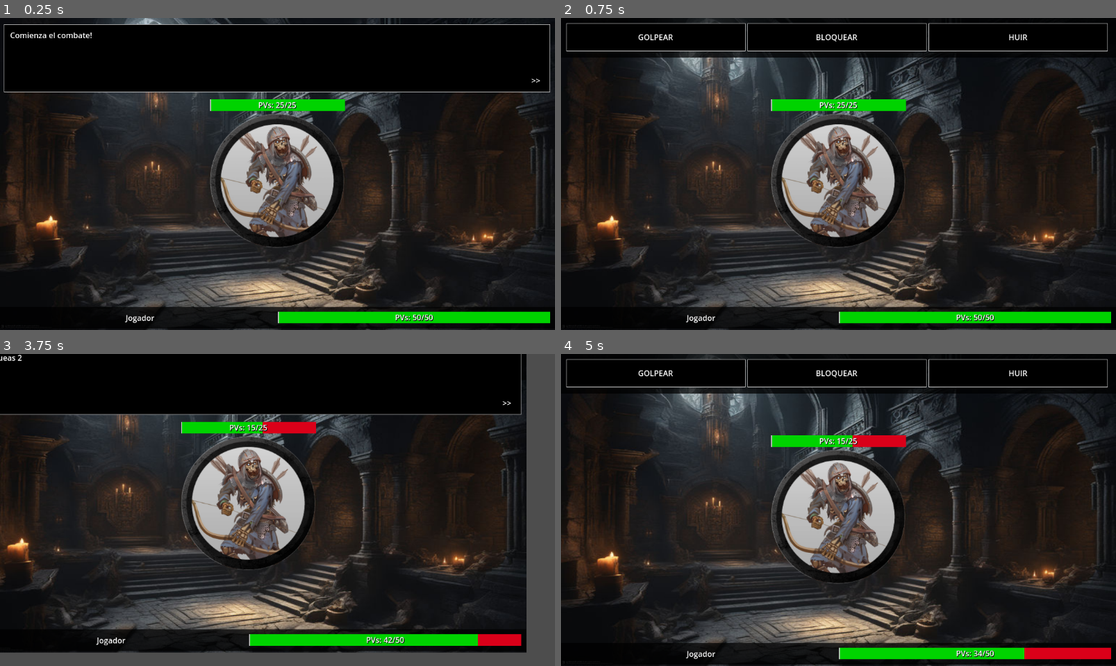
Above: before the commit, frames 1-4 (two rows, left to right).
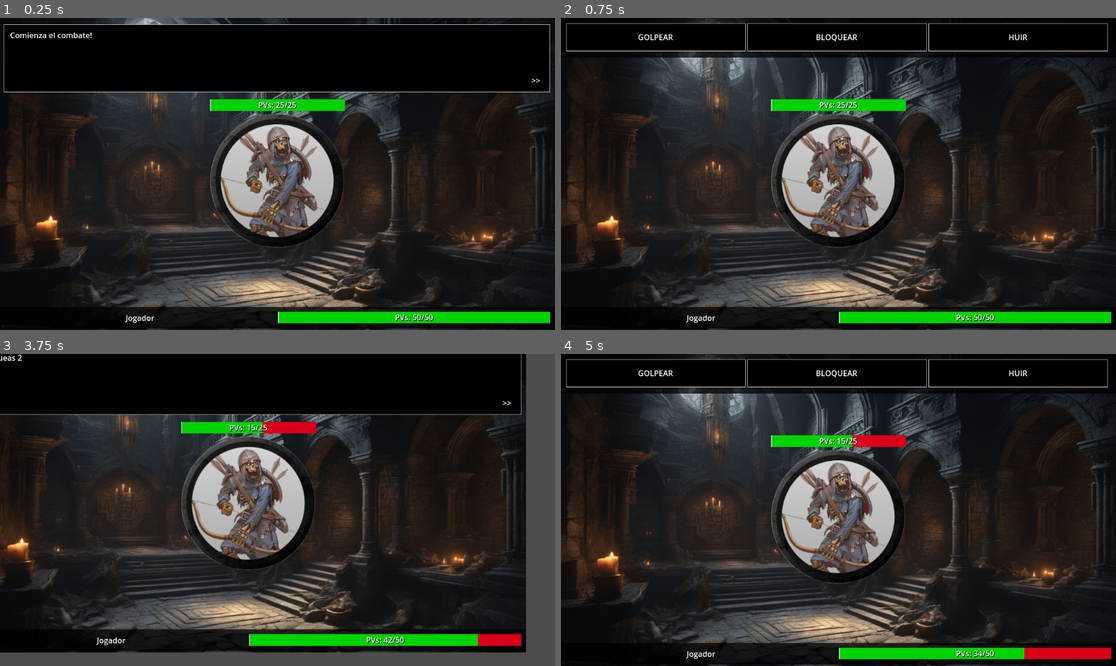
Above: after the commit, the same moments.

Repository: mugika19191/Videojoc
Game: Godot game, scene res://mapas/combate.tscn
Two runs of this game, one before a commit and one after it. Both use one fixed random seed, a clock stepped at 60 frames per second and the inputs below. This scene is started directly instead of the project's main scene.
Inputs (mouse positions are in pixels of both pictures, inside the frame that each line leads up to):
- Up to frame 1 (0.25 s): no input
- Up to frame 2 (0.75 s): tap Enter (ui_accept) at 0.5 s; move the mouse to (960, 158) at 0.52 s; hold Right (ui_right) from 0.53 s (still down); click (960, 158) at 0.67 s
- Up to frame 3 (3.75 s): tap Enter (ui_accept) at 0.77, 3.02 s; release Right (ui_right) at 1.25 s; click "GOLPEAR" at 1.25 s; click "BLOQUEAR" at 2 s; move the mouse to (166, 525) at 2.77 s; hold Down (ui_down) 2.78-3.5 s; click "HUIR" at 3.5 s
- Up to frame 4 (5 s): tap Enter (ui_accept) at 4.25 s; move the mouse to (894, 441) at 4.27 s; hold Right (ui_right) from 4.28 s (still down)

The runs differ from the first frame. In frame 1, less than 0.1% of the frame differs, in the area x 46-89%, y 23-88%; in frame 2, less than 0.1%; in frame 3, 0.1%, in the area x 46-95%, y 0-96%; in frame 4, less than 0.1%.

Commit message:
le fondo fixed
fondo le arreglé

Diff:
--- a/mapas/combate.tscn
+++ b/mapas/combate.tscn
@@ -31,6 +31,33 @@
 border_width_top = 1
 border_width_right = 1
 border_width_bottom = 1
+
+[sub_resource type="Animation" id="Animation_m6dg7"]
+length = 0.001
+tracks/0/type = "value"
+tracks/0/imported = false
+tracks/0/enabled = true
+tracks/0/path = NodePath("contenedorVillano/villano:modulate")
+tracks/0/interp = 1
+tracks/0/loop_wrap = true
+tracks/0/keys = {
+"times": PackedFloat32Array(0),
+"transitions": PackedFloat32Array(1),
+"update": 0,
+"values": [Color(1, 1, 1, 1)]
+}
+tracks/1/type = "value"
+tracks/1/imported = false
+tracks/1/enabled = true
+tracks/1/path = NodePath("Camera2D:position")
+tracks/1/interp = 1
+tracks/1/loop_wrap = true
+tracks/1/keys = {
+"times": PackedFloat32Array(0),
+"transitions": PackedFloat32Array(1),
+"update": 0,
+"values": [Vector2(0, 0)]
+}
 
 [sub_resource type="Animation" id="Animation_vmf4b"]
 resource_name = "enemigoDañado"
@@ -48,33 +75,6 @@
 "values": [Color(1, 1, 1, 1), Color(1, 1, 1, 0), Color(1, 1, 1, 1), Color(1, 1, 1, 0), Color(1, 1, 1, 1), Color(1, 1, 1, 0), Color(1, 1, 1, 1)]
 }
 
-[sub_resource type="Animation" id="Animation_m6dg7"]
-length = 0.001
-tracks/0/type = "value"
-tracks/0/imported = false
-tracks/0/enabled = true
-tracks/0/path = NodePath("contenedorVillano/villano:modulate")
-tracks/0/interp = 1
-tracks/0/loop_wrap = true
-tracks/0/keys = {
-"times": PackedFloat32Array(0),
-"transitions": PackedFloat32Array(1),
-"update": 0,
-"values": [Color(1, 1, 1, 1)]
-}
-tracks/1/type = "value"
-tracks/1/imported = false
-tracks/1/enabled = true
-tracks/1/path = NodePath("Camera2D:position")
-tracks/1/interp = 1
-tracks/1/loop_wrap = true
-tracks/1/keys = {
-"times": PackedFloat32Array(0),
-"transitions": PackedFloat32Array(1),
-"update": 0,
-"values": [Vector2(0, 0)]
-}
-
 [sub_resource type="Animation" id="Animation_a14po"]
 resource_name = "jugadorDañado"
 length = 0.5
@@ -109,10 +109,14 @@
 enemigo = ExtResource("2_y1nro")
 
 [node name="fondo" type="TextureRect" parent="."]
-layout_mode = 0
-offset_right = 1153.0
-offset_bottom = 648.0
+layout_mode = 1
+anchors_preset = 15
+anchor_right = 1.0
+anchor_bottom = 1.0
+grow_horizontal = 2
+grow_vertical = 2
 texture = ExtResource("1_hdh0s")
+expand_mode = 3
 
 [node name="contenedorVillano" type="VBoxContainer" parent="."]
 layout_mode = 1
